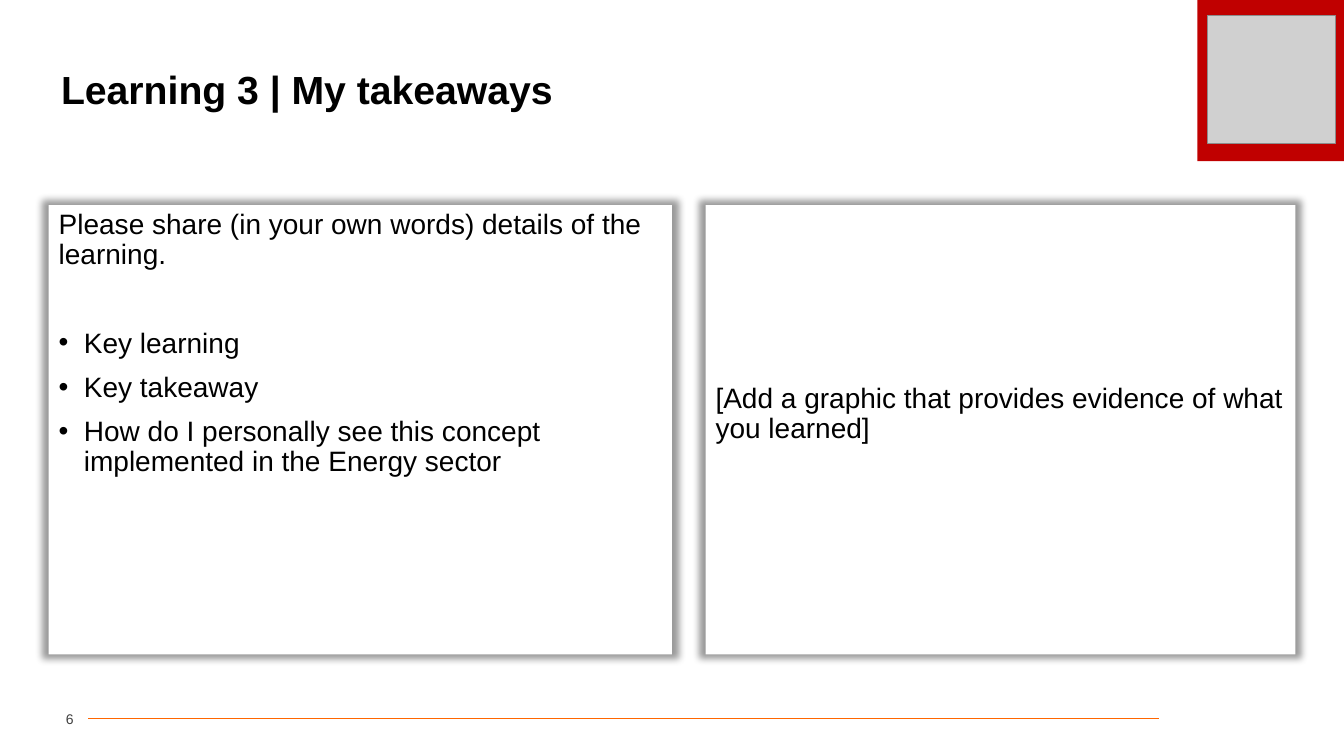
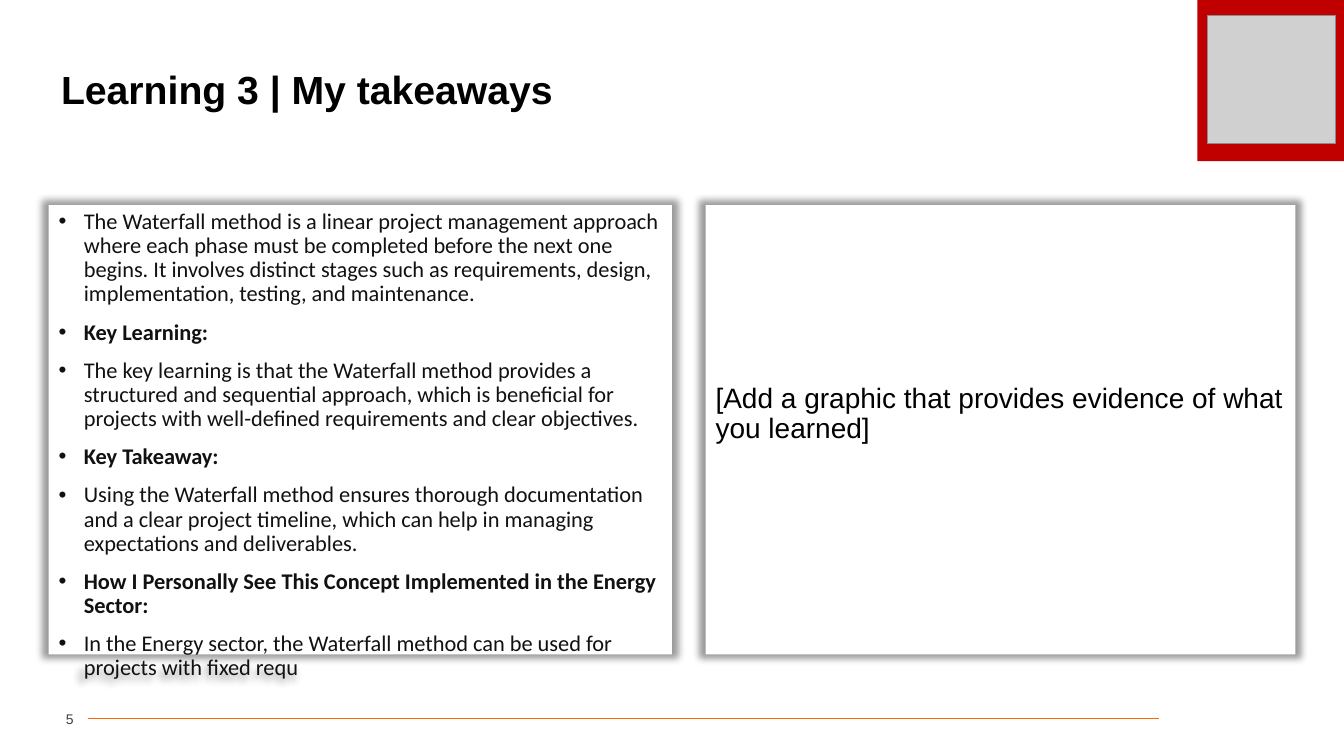
Before and after one commit to cherryycodes/unext, a slide deck: slide 5 of tech day 1.pptx (slide 6 before the commit). Drawn at 1344x756 pixels with LibreOffice and Linux fonts; fonts in the diff are those of the drawing; grey boxes stand for pictures; background and template pictures are left out. Boxes give left, top, right and bottom in pixels: in the first picture for what was removed or moved away, otherwise in the second. Text is boxed around its words. In the diff, an @@ line names an element or a change of style, - is before the commit and + after.

```diff
--- a/tech day 1.pptx
+++ b/tech day 1.pptx
@@ text in rectangle at (x1=84, y1=213, x2=658, y2=658): text changed; size 20 to 16 pt; font Arial to Calibri; text colour #000000 to #111111 @@
-Please share (in your own words) details of the learning.
-• Key learning
-• Key takeaway
-• How do I personally see this concept implemented in the Energy sector
+• The Waterfall method is a linear project management approach where each phase must be completed before the next one begins. It involves distinct stages such as requirements, design, implementation, testing, and maintenance.
+• Key Learning:
+• The key learning is that the Waterfall method provides a structured and sequential approach, which is beneficial for projects with well-defined requirements and clear objectives.
+• Key Takeaway:
+• Using the Waterfall method ensures thorough documentation and a clear project timeline, which can help in managing expectations and deliverables.
+• How I Personally See This Concept Implemented in the Energy Sector:
+• In the Energy sector, the Waterfall method can be used for projects with fixed requ
@@ page number at (x1=66, y1=714, x2=74, y2=724): text changed @@
-6
+5
```
Also in this commit, not shown: 3 other slides changed, 14 slides removed, 1 other file.
